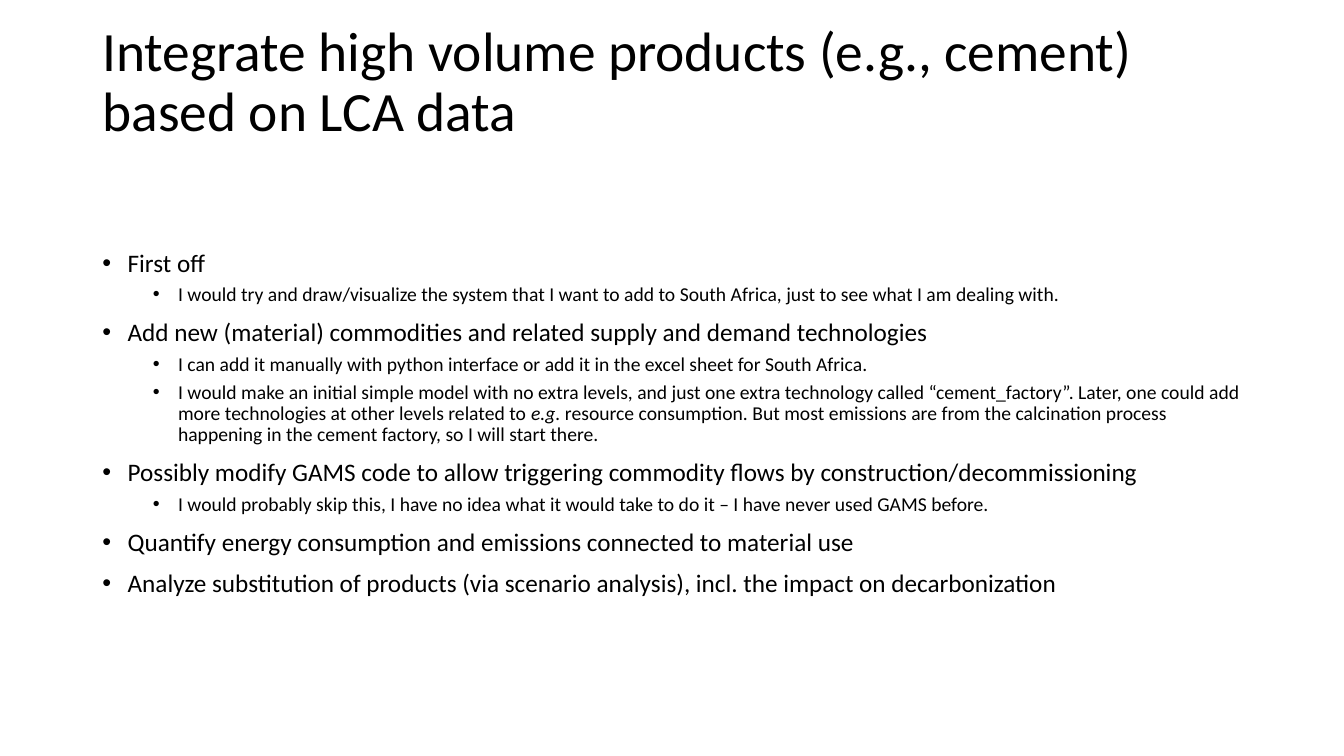
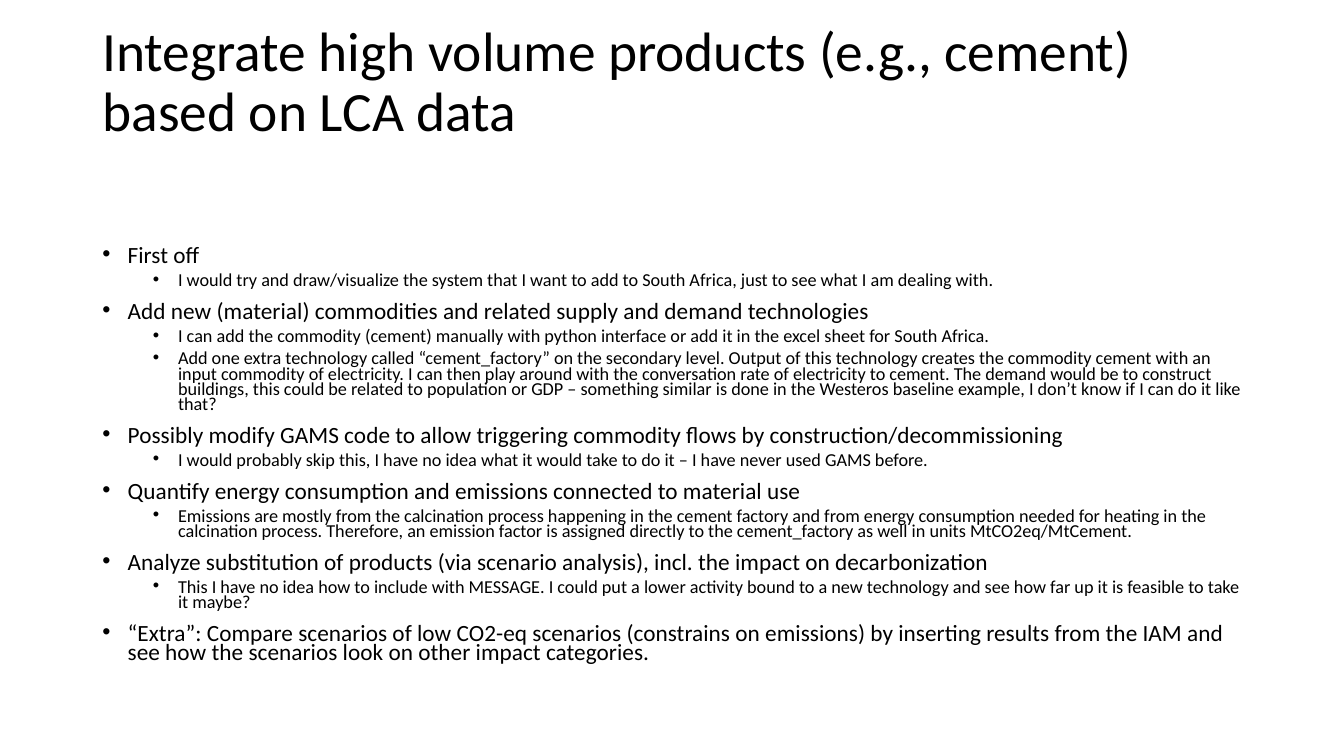
Before and after one commit to iiasa/ntnu_iam_2022, a slide deck: slide 1 of presentations/IAM Philips presentation.pptx. Drawn at 1344x756 pixels with LibreOffice and Linux fonts; fonts in the diff are those of the drawing. Boxes give left, top, right and bottom in pixels: in the first picture for what was removed or moved away, otherwise in the second. Text is boxed around its words. In the diff, an @@ line names an element or a change of style, - is before the commit and + after.

Commit message:
Updated Philips presentation

```diff
--- a/presentations/IAM Philips presentation.pptx
+++ b/presentations/IAM Philips presentation.pptx
@@ text at (128, 247, 1063, 574): size 18 to 16.6 pt in "First off", "Add new (material) commodities and related supply ...", "Possibly modify GAMS code to allow triggering ...", "Quantify energy consumption and emissions connected to ..." and 1 more places; size 14 to 12.9 pt in "I would try and draw/visualize the system ...", "I would probably skip this, I have ..."; line spacing 0.9 to 0.7 @@
@@ text at (178, 329, 1240, 410): text changed; size 14 to 12.9 pt @@
-  • I can add it manually with python interface or add it in the excel sheet for South Africa.
-  • I would make an initial simple model with no extra levels, and just one extra technology called “cement_factory”. Later, one could add more technologies at other levels related to e.g. resource consumption. But most emissions are from the calcination process happening in the cement factory, so I will start there.
+  • I can add the commodity (cement) manually with python interface or add it in the excel sheet for South Africa.
+  • Add one extra technology called “cement_factory” on the secondary level. Output of this technology creates the commodity cement with an input commodity of electricity. I can then play around with the conversation rate of electricity to cement. The demand would be to construct buildings, this could be related to population or GDP – something similar is done in the Westeros baseline example, I don’t know if I can do it like that?
@@ text at (178, 509, 1206, 540): paragraph added @@
+  • Emissions are mostly from the calcination process happening in the cement factory and from energy consumption needed for heating in the calcination process. Therefore, an emission factor is assigned directly to the cement_factory as well in units MtCO2eq/MtCement.
@@ text at (128, 580, 1239, 664): paragraphs added @@
+  • This I have no idea how to include with MESSAGE. I could put a lower activity bound to a new technology and see how far up it is feasible to take it maybe?
+• “Extra”: Compare scenarios of low CO2-eq scenarios (constrains on emissions) by inserting results from the IAM and see how the scenarios look on other impact categories.
```
